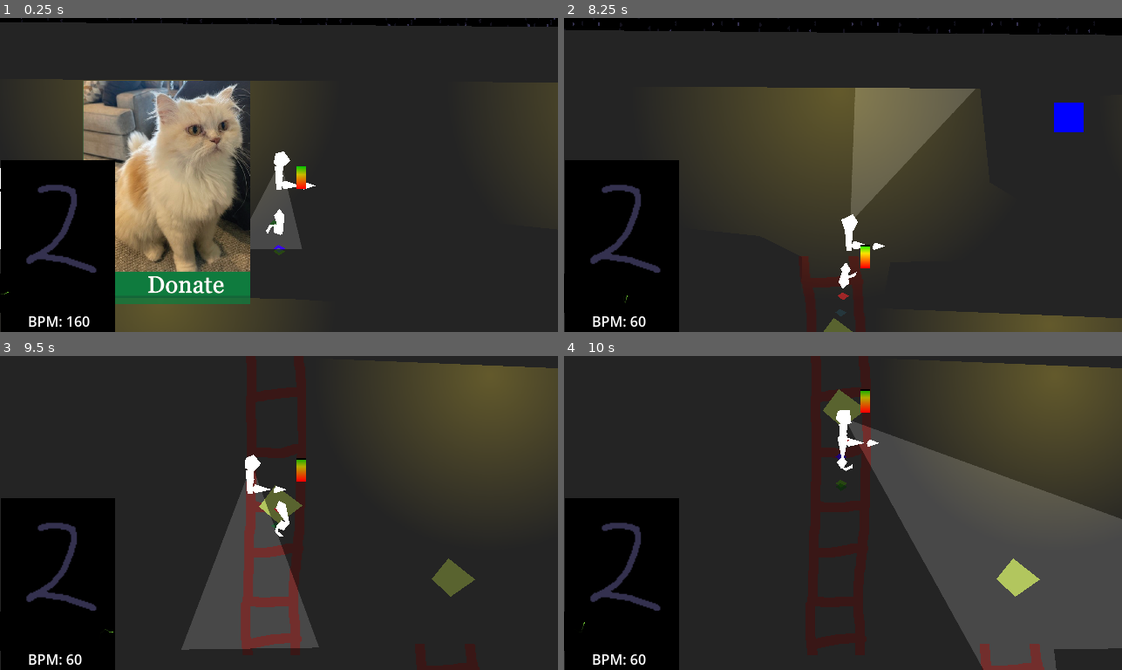
Above: before the commit, frames 1-4 (two rows, left to right).
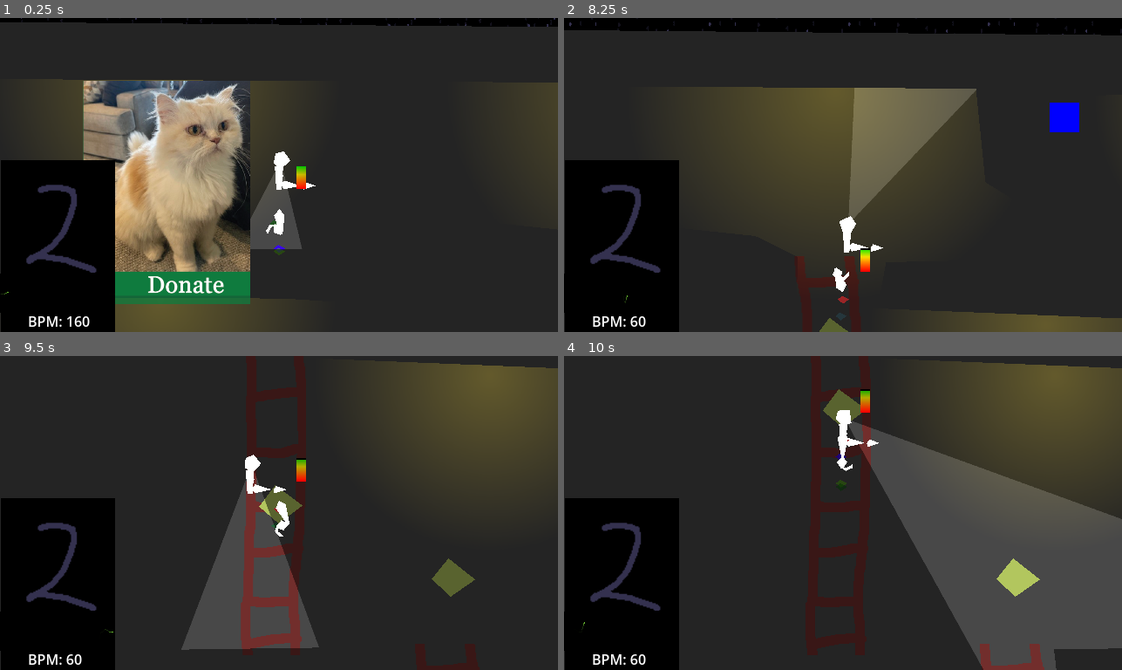
Above: after the commit, the same moments.

Repository: Parker-Vetter/SubwayUnderSea
Game: Godot game, scene res://Scenes/test_scene.tscn
The game is run twice, just before and just after one commit, with the same random seed, the same clock (stepped at 60 frames per second) and the same inputs.
Inputs (mouse positions are in pixels of both pictures, inside the frame that each line leads up to):
- Up to frame 1 (0.25 s): no input
- Up to frame 2 (8.25 s): move the mouse to (731, 196) at 0.52 s; hold D (right) 0.53-1.28 s; tap Space (interact) every 1.5 s from 0.6 to 8.1 s; move the mouse to (731, 190) at 1.27 s; hold S (down) 1.28-2.03 s; click (731, 190) at 1.35 s; move the mouse to (898, 105) at 2.02 s; hold D (right) 2.03-2.78 s; move the mouse to (815, 237) at 2.77 s; hold W (up) 2.78-3.53 s; click (815, 237) at 2.85 s; move the mouse to (1010, 222) at 3.52 s; hold A (left) 3.53-5.03 s; move the mouse to (675, 127) at 4.27 s; click (675, 127) at 4.35 s; move the mouse to (870, 175) at 5.02 s; hold S (down) 5.03-5.78 s; move the mouse to (759, 96) at 5.77 s; hold D (right) 5.78-6.53 s; click (759, 96) at 5.85 s; move the mouse to (965, 159) at 6.52 s; hold W (up) 6.53-7.28 s; move the mouse to (731, 190) at 7.27 s; hold D (right) 7.28-8.03 s; click (731, 190) at 7.35 s; move the mouse to (898, 105) at 8.02 s; hold S (down) from 8.03 s (still down)
- Up to frame 3 (9.5 s): move the mouse to (251, 575) at 8.77 s; release S (down) at 8.78 s; hold A (left) from 8.78 s (still down); click (251, 575) at 8.85 s
- Up to frame 4 (10 s): move the mouse to (1010, 560) at 9.52 s; release A (left) at 9.53 s; hold W (up) from 9.53 s (still down); tap Space (interact) at 9.6 s

The runs differ from the first frame. In frame 1, less than 0.1% of the frame differs, in the area x 0-1%, y 47-74%; in frame 2, 1.1%, in the area x 0-100%, y 0-100%; in frame 3, less than 0.1%; in frame 4, less than 0.1%.
Error before the commit: Invalid access to property or key 'global_position' on a base object of type 'null instance'. (res://Scripts/player.gd:124)

Commit message:
Can now spawn components when clicked on debris

Diff:
--- a/subwaysea/Scenes/test_scene.tscn
+++ b/subwaysea/Scenes/test_scene.tscn
@@ -13,8 +13,8 @@
 [ext_resource type="PackedScene" uid="uid://s3pth3bvbbvt" path="res://Scenes/Sanity System.tscn" id="7_1hrf3"]
 [ext_resource type="PackedScene" uid="uid://smk00qmpdu36" path="res://Scenes/Supply Grabber/supplyGrabber.tscn" id="10_bb45b"]
 [ext_resource type="Script" path="res://Scripts/tobedeleted.gd" id="11_8qv8o"]
-[ext_resource type="PackedScene" path="res://Scenes/FaceDisplay.tscn" id="11_epfey"]
-[ext_resource type="PackedScene" uid="uid://f34j633okqsc" path="res://Scenes/component.tscn" id="15_mvw0f"]
+[ext_resource type="PackedScene" uid="uid://gnxhj7qlcejs" path="res://Scenes/FaceDisplay.tscn" id="11_epfey"]
+[ext_resource type="Script" path="res://Scripts/ComponentSpawner/componentSpawner.gd" id="15_vrnt5"]
 
 [sub_resource type="CanvasItemMaterial" id="CanvasItemMaterial_upv4y"]
 light_mode = 2
@@ -201,7 +201,7 @@
 
 [node name="CollisionShape2D" type="CollisionPolygon2D" parent="Hull"]
 position = Vector2(-8.5, 27)
-polygon = PackedVector2Array(-122.5, -46, 1150.5, -42, 1144. …(188 unchanged characters)… 955.5, 602, 1093.5, 605, 1536.5, 619, 1556.5, 334, 1062.5, 345, 1062.5, 275, 1531.5, 271, 1623.5, 264, 1610.5, 664, 1048.5, 849, 1058.5, 927 …(64 unchanged characters)…
+polygon = PackedVector2Array(-122.5, -46, 1150.5, -42, 1144. …(188 unchanged characters)… 955.5, 602, 1093.5, 605, 1536.5, 619, 1541.5, 565, 1563.5, 558, 1580.5, 520, 1648.5, 437, 1622.5, 422, 1543.5, 521, 1556.5, 334, 1062.5, 345, 1062.5, 275, 1531.5, 271, 1623.5, 264, 1652.5, 397, 1700.5, 438, 1684.5, 567, 1621.5, 574, 1610.5, 664, 1048.5, 849, 1058.5, 927 …(64 unchanged characters)…
 
 [node name="LightOccluder2D" type="LightOccluder2D" parent="Hull/CollisionShape2D"]
 occluder = SubResource("OccluderPolygon2D_j2785")
@@ -212,7 +212,7 @@
 angular_damp = 66.313
 
 [node name="OxygenSystem" parent="." instance=ExtResource("2_lhl1p")]
-position = Vector2(176, 497)
+position = Vector2(144, 899)
 
 [node name="PlayerOxyTank" parent="." instance=ExtResource("3_xpj87")]
 z_index = 1
@@ -265,6 +265,8 @@
 
 [node name="SupplyGrabber" parent="." instance=ExtResource("10_bb45b")]
 position = Vector2(1928, 856)
+
+[node name="DebrisContainer" type="Node2D" parent="SupplyGrabber"]
 
 [node name="imgoingtoshityourself" type="Area2D" parent="."]
 position = Vector2(1229, 434)
@@ -281,13 +283,13 @@
 offset_bottom = 17.0
 color = Color(0, 0, 1, 1)
 
-[node name="Component" parent="." instance=ExtResource("15_mvw0f")]
-position = Vector2(1073, 525)
-
-[node name="Component2" parent="." instance=ExtResource("15_mvw0f")]
-position = Vector2(1212, 552)
+[node name="ComponentSpawner" type="Node2D" parent="."]
+position = Vector2(2245, 826)
+script = ExtResource("15_vrnt5")
 
 [connection signal="oxygen_multiplier_changed" from="SanitySystem" to="OxygenSystem" method="_on_sanity_system_oxygen_multiplier_changed"]
+[connection signal="child_entered_tree" from="SupplyGrabber/DebrisContainer" to="ComponentSpawner" method="_on_debris_container_child_entered_tree"]
+[connection signal="child_exiting_tree" from="SupplyGrabber/DebrisContainer" to="ComponentSpawner" method="_on_debris_container_child_exiting_tree"]
 
 [editable path="Ladder"]
 [editable path="Ladder2"]
--- /dev/null
+++ b/subwaysea/Scripts/ComponentSpawner/componentSpawner.gd
@@ -0,0 +1,17 @@
+extends Node
+
+const COMPONENT = preload("res://Scenes/component.tscn")
+
+func debrisCollected():
+	print("Called")
+	var newComponent = COMPONENT.instantiate()
+	get_parent().add_child(newComponent)
+	newComponent.global_position = self.global_position
+
+func _on_debris_container_child_entered_tree(node: Node) -> void:
+	if node.name == "debris":
+		node.connect("debris_collected", Callable(self, "debrisCollected"))
+
+
+func _on_debris_container_child_exiting_tree(node: Node) -> void:
+	pass # Replace with function body.
--- a/subwaysea/Scripts/Supply Grabber/debris.gd
+++ b/subwaysea/Scripts/Supply Grabber/debris.gd
@@ -4,7 +4,7 @@
 
 var mouse_hover = false
 
-signal debris_collected()
+signal debris_collected
 
 @onready var is_monster = randi_range(0, 1)
 
--- a/subwaysea/Scripts/Supply Grabber/supply_grabber.gd
+++ b/subwaysea/Scripts/Supply Grabber/supply_grabber.gd
@@ -14,7 +14,7 @@
 func create_new_debris():
 	var instance = DEBRIS.instantiate()
 	self.connect("tick", instance._on_tick)
-	add_child(instance)
+	find_child("DebrisContainer").add_child(instance)
 
 func modify_sonar():
 	if sonar.texture_scale < 1:
Not shown: 1 places in subwaysea/Scenes/player.tscn that only renumber resources
